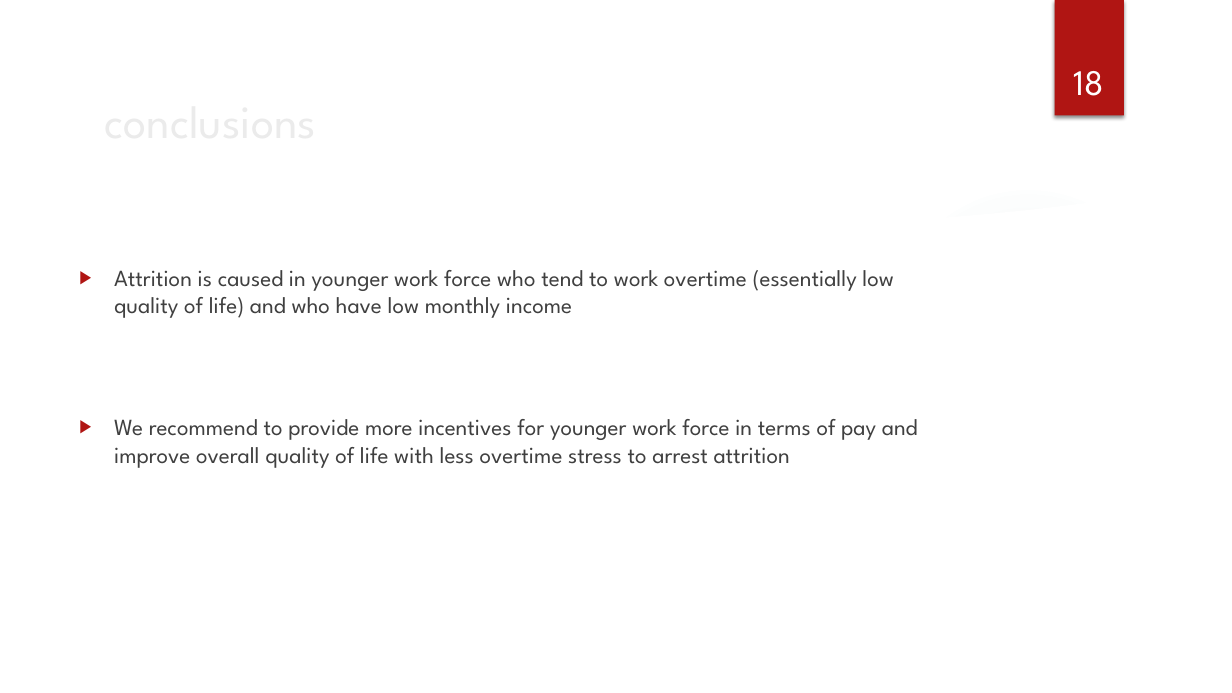
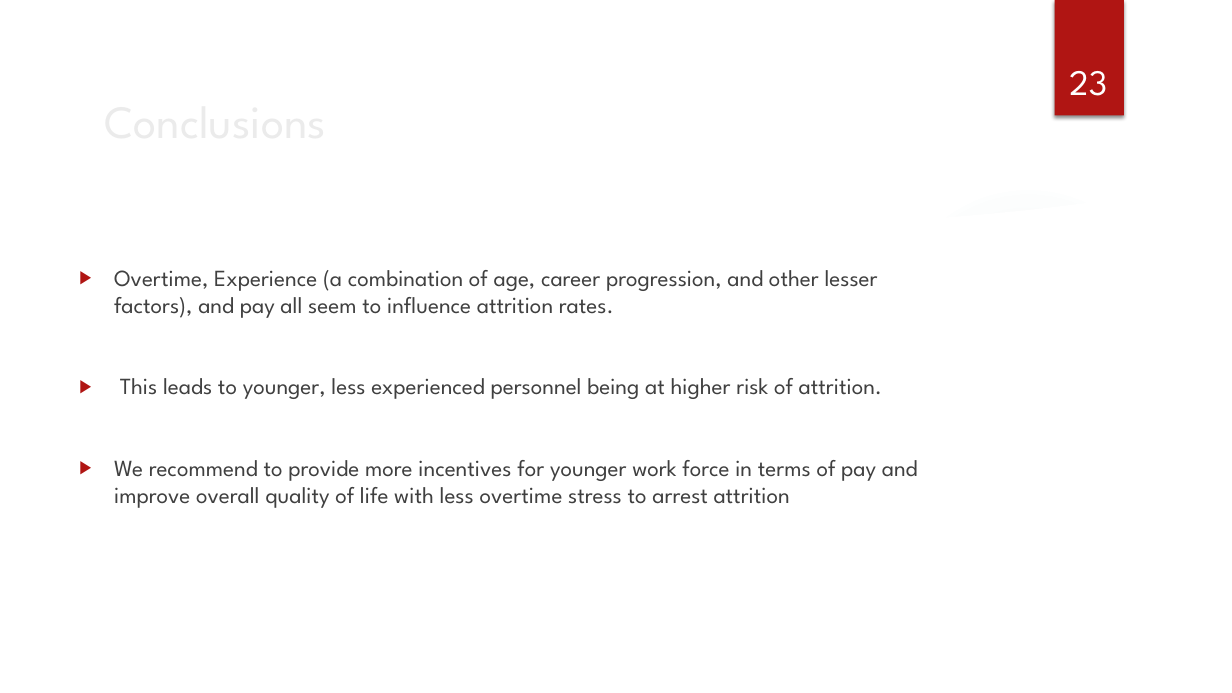
Before and after one commit to Ujustwaite/DDS_Case_Study_2, a slide deck: slide 23 of DraftPresentation.pptx (slide 18 before the commit). Drawn at 1232x693 pixels with LibreOffice and Linux fonts; fonts in the diff are those of the drawing; background and template pictures are left out. Boxes give left, top, right and bottom in pixels: in the first picture for what was removed or moved away, otherwise in the second. Text is boxed around its words. In the diff, an @@ line names an element or a change of style, - is before the commit and + after.

```diff
--- a/DraftPresentation.pptx
+++ b/DraftPresentation.pptx
@@ title at <box>95,85,987,156</box>: text changed @@
-conclusions
+Conclusions
@@ page number at <box>1069,71,1107,96</box>: text changed @@
-18
+23
@@ text at <box>114,270,882,399</box>: text changed @@
-▶ Attrition is caused in younger work force who tend to work overtime (essentially low quality of life) and who have low monthly income
+▶ Overtime, Experience (a combination of age, career progression, and other lesser factors), and pay all seem to influence attrition rates.
+▶ This leads to younger, less experienced personnel being at higher risk of attrition.
```
Also in this commit, not shown: 3 other slides changed, 5 slides added.
